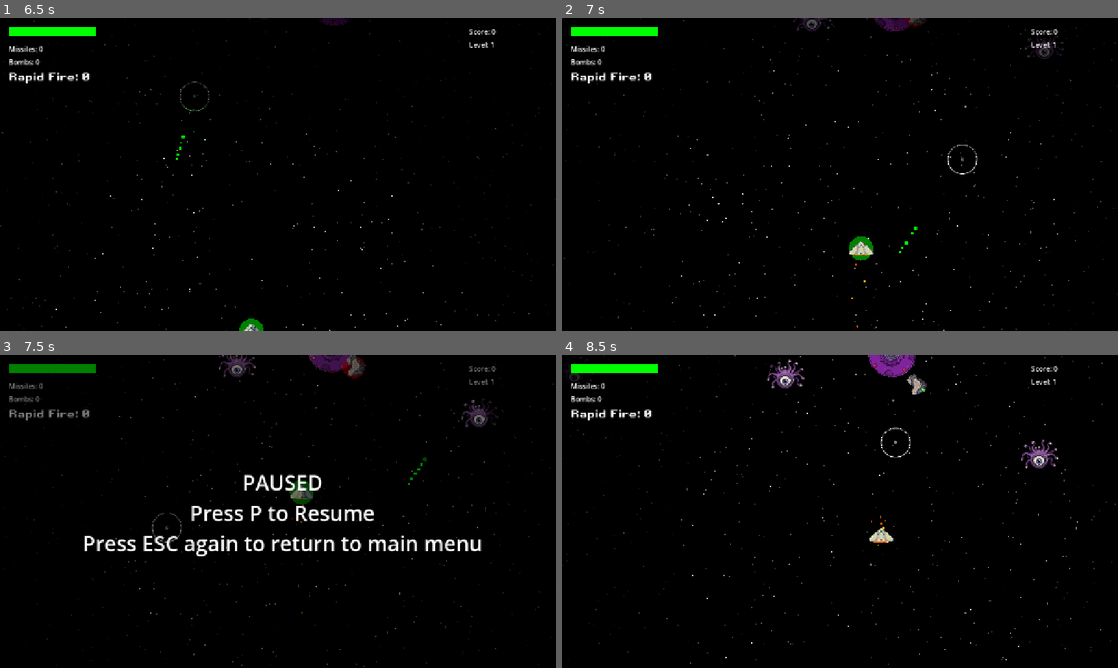
Above: before the commit, frames 1-4 (two rows, left to right).
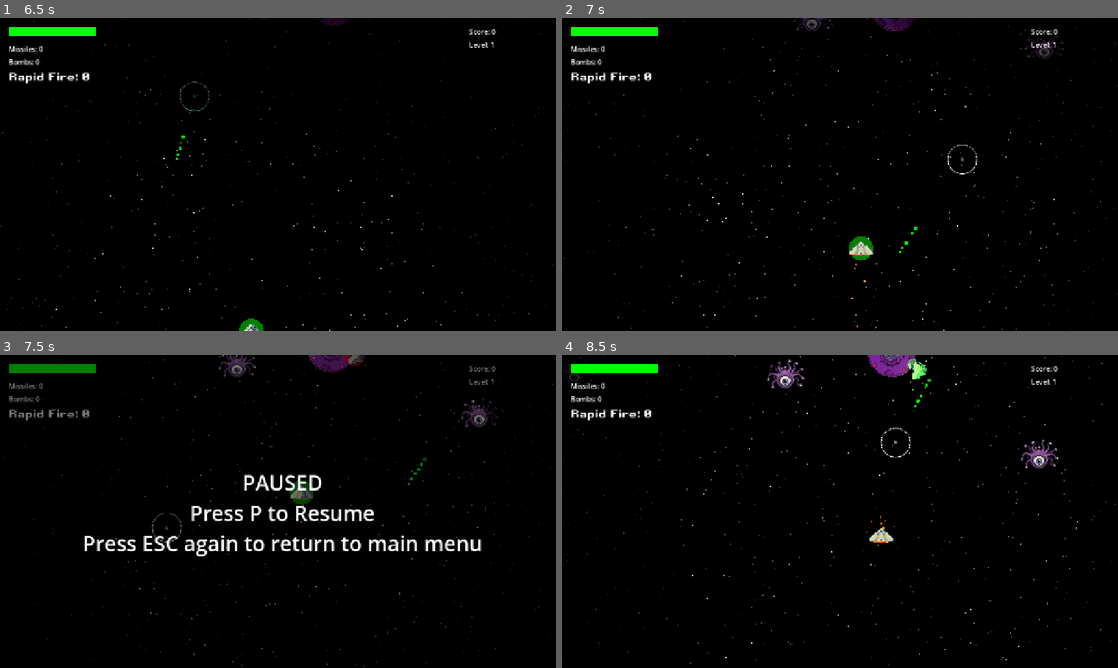
Above: after the commit, the same moments.

Repository: michaeldolearyjr/space-gazers
Game: Godot game, scene res://main_menu.tscn
Two runs of this game, one before a commit and one after it. Both use one fixed random seed, a clock stepped at 60 frames per second and the inputs below. Sound files missing from this copy of the repository are replaced by a short silence.
Inputs (mouse positions are in pixels of both pictures, inside the frame that each line leads up to):
- Up to frame 1 (6.5 s): tap Enter at 0.5 s; move the mouse to (400, 158) at 0.52 s; hold Right (ui_right) 0.53-1.28 s; tap P at 0.6, 1.25, 2.85, 3.5, 5.1, 5.75 s; click (400, 158) at 0.67 s; move the mouse to (166, 190) at 1.27 s; hold Down (ui_down) 1.28-2.03 s; tap H at 1.35, 3.6, 5.85 s; click (166, 190) at 1.42 s; move the mouse to (333, 105) at 2.02 s; hold Right (ui_right) 2.03-2.78 s; hold Shift 2.03-2.78 s; click (333, 105) at 2.17 s; move the mouse to (250, 237) at 2.77 s; hold Up (ui_up) 2.78-3.53 s; click (250, 237) at 2.92 s; move the mouse to (444, 221) at 3.52 s; hold Left (ui_left) 3.53-5.03 s; click (444, 221) at 3.67 s; move the mouse to (111, 127) at 4.27 s; tap Shift at 4.35 s; click (111, 127) at 4.42 s; move the mouse to (305, 174) at 5.02 s; hold Down (ui_down) 5.03-5.78 s; click (305, 174) at 5.17 s; move the mouse to (194, 96) at 5.77 s; hold Right (ui_right) from 5.78 s (still down); click (194, 96) at 5.92 s
- Up to frame 2 (7 s): move the mouse to (962, 158) at 6.52 s; release Right (ui_right) at 6.53 s; hold Up (ui_up) from 6.53 s (still down); hold Shift from 6.53 s (still down); click (962, 158) at 6.67 s
- Up to frame 3 (7.5 s): move the mouse to (166, 527) at 7.27 s; release Up (ui_up) at 7.28 s; release Shift at 7.28 s; hold Right (ui_right) from 7.28 s (still down); tap P at 7.35 s; click (166, 527) at 7.42 s
- Up to frame 4 (8.5 s): tap P at 8 s; move the mouse to (895, 442) at 8.02 s; release Right (ui_right) at 8.03 s; hold Down (ui_down) from 8.03 s (still down); tap H at 8.1 s; click (895, 442) at 8.17 s

Frame 1 is identical in both runs. In frame 2, less than 0.1% of the frame differs, in the area x 61-66%, y 0-3%; in frame 3, 0.2%; in frame 4, 0.3%, in the area x 61-72%, y 0-17%.

Commit message:
stable spawn rates of asteroids

Diff:
--- /dev/null
+++ b/expanding_explosion.gd
@@ -0,0 +1,56 @@
+extends Area2D
+
+var max_radius: float = 250.0
+var duration: float = 0.5
+var ring_color: Color = Color.ORANGE
+var clears_bullets: bool = false
+var damage_amount: int = 1000
+
+var current_radius: float = 0.0
+
+@onready var collision_shape: CollisionShape2D = null
+@onready var shape: CircleShape2D = null
+
+func _ready() -> void:
+	collision_layer = 0
+	# Mask enemies (2), asteroids (4). If clears_bullets, also mask enemy bullets (8).
+	collision_mask = 6 if not clears_bullets else 14
+
+	area_entered.connect(_on_area_entered)
+	body_entered.connect(_on_body_entered)
+
+	collision_shape = CollisionShape2D.new()
+	shape = CircleShape2D.new()
+	shape.radius = 0.0
+	collision_shape.shape = shape
+	add_child(collision_shape)
+
+	var tween = create_tween()
+	tween.tween_property(self, "current_radius", max_radius, duration).set_trans(Tween.TRANS_QUINT).set_ease(Tween.EASE_OUT)
+	tween.parallel().tween_property(self, "modulate:a", 0.0, duration * 0.8).set_delay(duration * 0.2)
+
+	tween.finished.connect(queue_free)
+
+	var gameplay = get_tree().current_scene
+	if gameplay and gameplay.has_method("play_explosion"):
+		gameplay.play_explosion(global_position, ring_color)
+
+func _process(delta: float) -> void:
+	if shape:
+		shape.radius = current_radius
+	queue_redraw()
+
+func _draw() -> void:
+	if current_radius > 0:
+		draw_arc(Vector2.ZERO, current_radius, 0, TAU, 64, ring_color, 8.0, true)
+		draw_arc(Vector2.ZERO, current_radius - 8.0, 0, TAU, 64, Color.WHITE, 2.0, true)
+
+func _on_area_entered(area: Area2D):
+	if area.has_method("take_damage") and not area.name.begins_with("Player"):
+		area.take_damage(damage_amount)
+	elif clears_bullets and area.collision_layer == 8:
+		area.queue_free()
+
+func _on_body_entered(body: Node2D):
+	if body.has_method("take_damage") and not body.name.begins_with("Player"):
+		body.take_damage(damage_amount)
--- a/gameplay.gd
+++ b/gameplay.gd
@@ -444,13 +444,15 @@
 			s.speedx *= speed_multiplier
 			enemy_ships_spawned_this_level += 1
 
-		if rand < 0.1:
+		var asteroid_prob = 0.1 * (spawn_timer / 0.5)
+		if rand < asteroid_prob:
 			var a = asteroid_template.duplicate()
 			a.show()
 			var viewport = get_viewport_rect()
 			a.global_position = Vector2(randf_range(0, viewport.size.x), -100)
 			$Enemies.add_child(a)
-			a.speedy *= speed_multiplier
+			var asteroid_speed_multiplier = 1.0 + (current_level * 0.1)
+			a.speedy *= asteroid_speed_multiplier
 
 		if rand < 0.02:
 			var p = powerup_template.duplicate()
@@ -482,15 +484,14 @@
 	$Bullets.add_child(missile)
 
 func trigger_bomb(pos: Vector2):
-	# Kill all enemies on screen
-	for enemy in $Enemies.get_children():
-		if enemy != gazer_template and enemy != enemy_ship_template and enemy != asteroid_template:
-			if enemy.has_method("take_damage"):
-				enemy.take_damage(1000)
-
-	for bullet in $EnemyBullets.get_children():
-		if bullet != red_laser_template:
-			bullet.queue_free()
+	var explosion = load("res://expanding_explosion.gd").new()
+	var vp = get_viewport_rect().size
+	explosion.max_radius = max(vp.x, vp.y) / 2.0
+	explosion.duration = 1.5
+	explosion.ring_color = Color.CYAN
+	explosion.clears_bullets = true
+	explosion.global_position = pos
+	add_child(explosion)
 
 func spawn_enemy_laser(pos: Vector2):
 	var laser = red_laser_template.duplicate()
--- a/missile.gd
+++ b/missile.gd
@@ -2,6 +2,8 @@
 
 var velocity: Vector2 = Vector2.ZERO
 var damage: int = 200
+var distance_traveled: float = 0.0
+var max_range: float = 0.0
 
 func _ready() -> void:
 	collision_layer = 16
@@ -10,12 +12,20 @@
 
 	if has_node("CollisionShape2D"):
 		var circle = CircleShape2D.new()
-		circle.radius = 8.0
+		circle.radius = 40.0
 		$CollisionShape2D.shape = circle
+
+	max_range = get_viewport_rect().size.y / 2.0
 
 
 func _process(delta: float) -> void:
-	global_position += velocity * delta
+	var move_step = velocity * delta
+	global_position += move_step
+	distance_traveled += move_step.length()
+
+	if distance_traveled >= max_range:
+		explode()
+		return
 
 	var viewport_rect = get_viewport_rect()
 	if not viewport_rect.has_point(global_position):
@@ -23,26 +33,25 @@
 	queue_redraw()
 
 func _on_area_entered(area: Area2D):
-	if area.has_method("take_damage"):
-		var explosion_radius = 250.0
-		if get_parent() and get_parent().get_parent() and get_parent().get_parent().has_node("Enemies"):
-			var enemies = get_parent().get_parent().get_node("Enemies").get_children()
-			for enemy in enemies:
-				if enemy.has_method("take_damage") and enemy.global_position.distance_to(global_position) < explosion_radius:
-					enemy.take_damage(damage)
+	if area.has_method("take_damage") and not area.name.begins_with("Player"):
+		explode()
 
-		var gameplay = get_tree().current_scene
-		if gameplay and gameplay.has_method("play_impact"):
-			var tc = Color.WHITE
-			if area.name.begins_with("Gazer"): tc = Color.PURPLE
-			elif area.name.begins_with("Asteroid"): tc = Color.GRAY
-			elif area.name.begins_with("EnemyShip"): tc = Color.BLUE
-			gameplay.play_impact(global_position, tc, Color.WHITE)
-		queue_free()
+func explode():
+	var explosion = load("res://expanding_explosion.gd").new()
+	explosion.max_radius = 250.0
+	explosion.duration = 0.4
+	explosion.ring_color = Color.GREEN
+	explosion.clears_bullets = false
+	explosion.global_position = global_position
+	get_parent().add_child(explosion)
+	queue_free()
 
 func _draw() -> void:
+	# Draw the green ring around the missile
+	draw_arc(Vector2.ZERO, 40.0, 0, TAU, 32, Color.GREEN, 2.0, true)
+
 	var global = get_node_or_null("/root/Global")
 	if global and global.debug_hitboxes:
 		if has_node("CollisionShape2D") and $CollisionShape2D.shape:
 			var r = $CollisionShape2D.shape.radius
-			draw_circle(Vector2.ZERO, r, Color(0, 0, 1, 0.5))
+			draw_circle(Vector2.ZERO, r, Color(0, 1, 0, 0.2))
--- a/player.gd
+++ b/player.gd
@@ -157,6 +157,12 @@
 		is_dying = true
 		call_deferred("_die")
 
+func heal(amount: int):
+	if is_dying: return
+	health += amount
+	if health > 196:
+		health = 196
+
 func _die():
 	if has_node("Sprite2D"):
 		$Sprite2D.hide()
--- a/powerup.gd
+++ b/powerup.gd
@@ -57,7 +57,10 @@
 func _on_body_entered(body: Node2D):
 	if body.name == "Player":
 		if type == "health":
-			body.health = min(body.health + 20, 196) # Adjust heal amount as needed
+			if body.has_method("heal"):
+				body.heal(65)
+			else:
+				body.health = min(body.health + 65, 196)
 		elif type == "rapid":
 			body.rapid_fire_ammo += 50
 		elif type == "missile":
Binary file changed: assets/images/enemy_ship_2.png
Not shown, added: expanding_explosion.gd.uid
